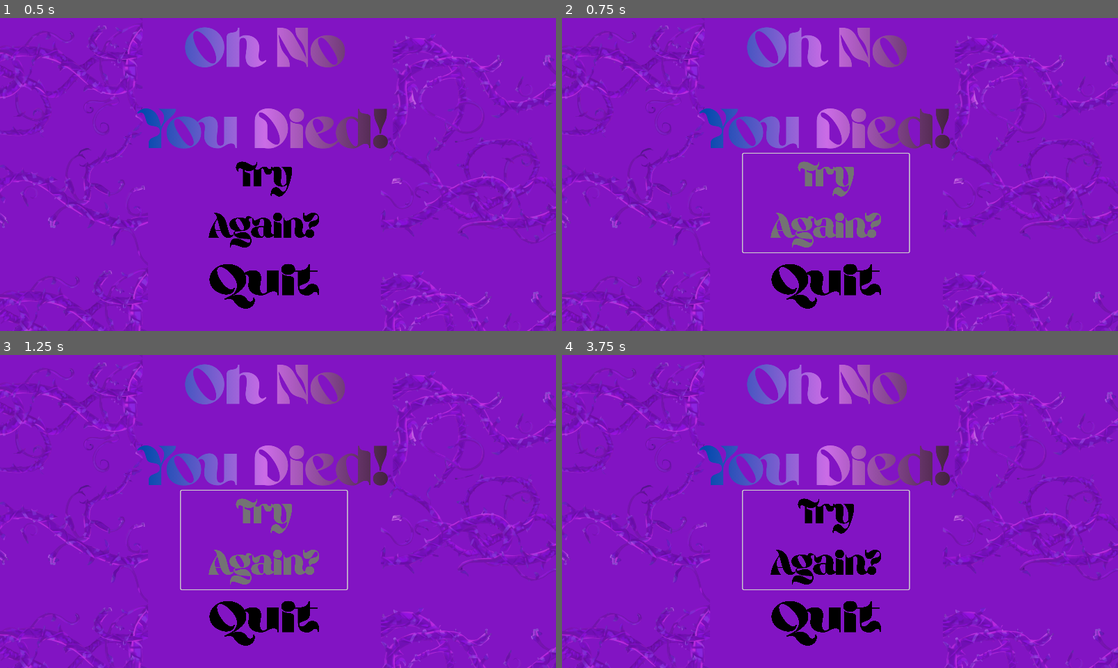
Above: before the commit, frames 1-4 (two rows, left to right).
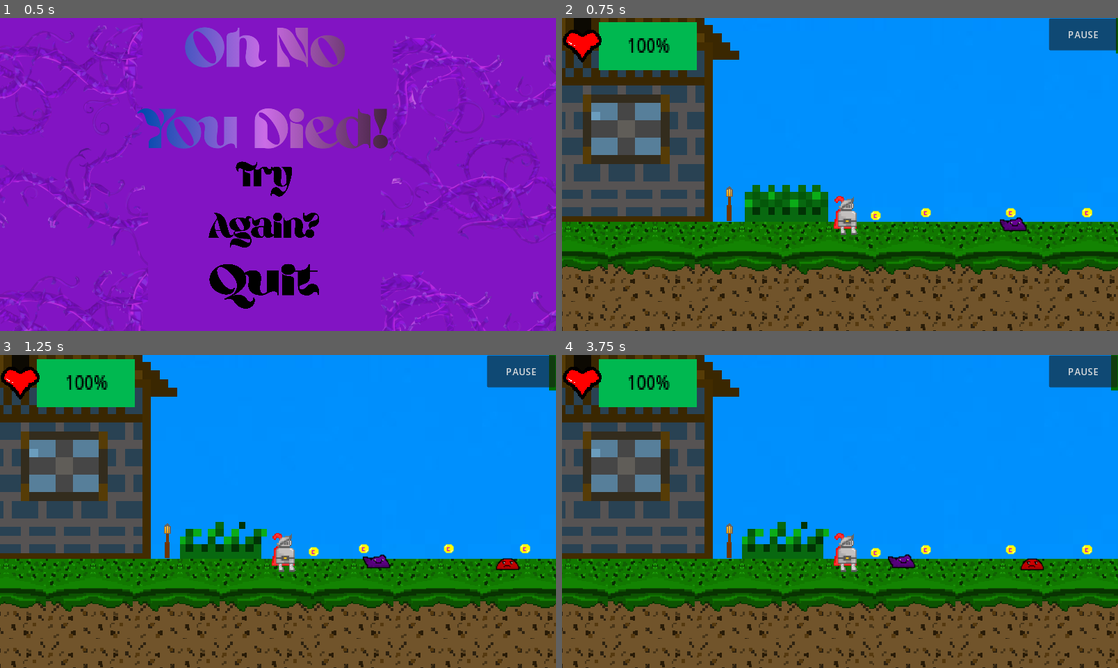
Above: after the commit, the same moments.

Repository: NotCritKai/TCITC
Game: Godot game, scene res://scenes/death_menu.tscn
The game is run twice, just before and just after one commit, with the same random seed, the same clock (stepped at 60 frames per second) and the same inputs. This scene is started directly instead of the project's main scene.
Inputs (mouse positions are in pixels of both pictures, inside the frame that each line leads up to):
- Up to frame 1 (0.5 s): no input
- Up to frame 2 (0.75 s): click (823, 202) at 0.5 s
- Up to frame 3 (1.25 s): no input
- Up to frame 4 (3.75 s): click (1084, 370) at 1.25 s, where only the run after the commit has a clickable "PAUSE"; click (823, 539) at 2.02 s; click (823, 539) at 2.77 s; click (667, 389) at 3.5 s, where only the run after the commit has a clickable "UNPAUSE"

Frame 1 is identical in both runs. In frame 2, 100% of the frame differs, in the area x 0-100%, y 0-100%; in frame 3, 100%; in frame 4, 100%.

Commit message:
Player_Animation_Debugging

Diff:
--- a/scenes/Character_Selction.tscn
+++ b/scenes/Character_Selction.tscn
@@ -15,9 +15,11 @@
 
 [node name="ColorRect" type="ColorRect" parent="."]
 layout_mode = 0
-offset_right = 40.0
-offset_bottom = 40.0
-scale = Vector2(29.0571, 16.6018)
+offset_left = -787.0
+offset_top = -489.0
+offset_right = -747.0
+offset_bottom = -449.0
+scale = Vector2(75.2123, 42.9726)
 color = Color(0.584314, 0.498039, 0.603922, 1)
 
 [node name="Button" type="Button" parent="."]
--- a/scenes/KnightPlayer.tscn
+++ b/scenes/KnightPlayer.tscn
@@ -1,10 +1,8 @@
-[gd_scene load_steps=40 format=3 uid="uid://t25invibtx27"]
+[gd_scene load_steps=29 format=3 uid="uid://t25invibtx27"]
 
 [ext_resource type="Texture2D" uid="uid://cubxiovs5kdu" path="res://assets/Sprites/Knight with No Weapon.png" id="1_ajwlp"]
 [ext_resource type="Script" path="res://scripts/player.gd" id="1_uyc6u"]
 [ext_resource type="Texture2D" uid="uid://c2aqabyf1226v" path="res://assets/Sprites/Characters/Knight_Tilesets.png" id="2_anv8h"]
-[ext_resource type="Texture2D" uid="uid://by02hs70fdw5" path="res://assets/Sprites/Characters/Knight Holding Sword (1).png" id="3_n3r23"]
-[ext_resource type="Texture2D" uid="uid://dvxlpxla6pgdk" path="res://assets/Sprites/Characters/Walking with Weapon.png" id="4_kheiu"]
 [ext_resource type="Texture2D" uid="uid://c01r1jqd6ljra" path="res://assets/Sprites/Piskel HeartIcon.png" id="6_50oy4"]
 
 [sub_resource type="AtlasTexture" id="AtlasTexture_8jvod"]
@@ -82,42 +80,6 @@
 [sub_resource type="AtlasTexture" id="AtlasTexture_dcbvq"]
 atlas = ExtResource("2_anv8h")
 region = Rect2(141, 98, 47, 49)
-
-[sub_resource type="AtlasTexture" id="AtlasTexture_ix3fb"]
-atlas = ExtResource("3_n3r23")
-region = Rect2(0, 0, 40, 40)
-
-[sub_resource type="AtlasTexture" id="AtlasTexture_s7wg5"]
-atlas = ExtResource("3_n3r23")
-region = Rect2(40, 0, 40, 40)
-
-[sub_resource type="AtlasTexture" id="AtlasTexture_1p8vl"]
-atlas = ExtResource("3_n3r23")
-region = Rect2(0, 40, 40, 40)
-
-[sub_resource type="AtlasTexture" id="AtlasTexture_hh2w3"]
-atlas = ExtResource("3_n3r23")
-region = Rect2(40, 40, 40, 40)
-
-[sub_resource type="AtlasTexture" id="AtlasTexture_i4pp4"]
-atlas = ExtResource("3_n3r23")
-region = Rect2(0, 80, 40, 40)
-
-[sub_resource type="AtlasTexture" id="AtlasTexture_g3vch"]
-atlas = ExtResource("3_n3r23")
-region = Rect2(40, 80, 40, 40)
-
-[sub_resource type="AtlasTexture" id="AtlasTexture_otk2l"]
-atlas = ExtResource("4_kheiu")
-region = Rect2(0, 0, 40, 40)
-
-[sub_resource type="AtlasTexture" id="AtlasTexture_ppo6c"]
-atlas = ExtResource("4_kheiu")
-region = Rect2(40, 0, 40, 40)
-
-[sub_resource type="AtlasTexture" id="AtlasTexture_16gso"]
-atlas = ExtResource("4_kheiu")
-region = Rect2(0, 40, 40, 40)
 
 [sub_resource type="SpriteFrames" id="SpriteFrames_jd7dr"]
 animations = [{
@@ -192,43 +154,6 @@
 "loop": true,
 "name": &"Walking",
 "speed": 12.0
-}, {
-"frames": [{
-"duration": 1.0,
-"texture": SubResource("AtlasTexture_ix3fb")
-}, {
-"duration": 1.0,
-"texture": SubResource("AtlasTexture_s7wg5")
-}, {
-"duration": 1.0,
-"texture": SubResource("AtlasTexture_1p8vl")
-}, {
-"duration": 1.0,
-"texture": SubResource("AtlasTexture_hh2w3")
-}, {
-"duration": 1.0,
-"texture": SubResource("AtlasTexture_i4pp4")
-}, {
-"duration": 1.0,
-"texture": SubResource("AtlasTexture_g3vch")
-}],
-"loop": true,
-"name": &"Weapon_idle",
-"speed": 5.0
-}, {
-"frames": [{
-"duration": 1.0,
-"texture": SubResource("AtlasTexture_otk2l")
-}, {
-"duration": 1.0,
-"texture": SubResource("AtlasTexture_ppo6c")
-}, {
-"duration": 1.0,
-"texture": SubResource("AtlasTexture_16gso")
-}],
-"loop": true,
-"name": &"Weapon_walking",
-"speed": 5.0
 }]
 
 [sub_resource type="CapsuleShape2D" id="CapsuleShape2D_lohmf"]
@@ -252,9 +177,11 @@
 
 [node name="AnimatedSprite2D" type="AnimatedSprite2D" parent="."]
 unique_name_in_owner = true
+texture_filter = 1
 position = Vector2(7, 12)
 sprite_frames = SubResource("SpriteFrames_jd7dr")
-animation = &"Weapon_walking"
+animation = &"Idle"
+frame_progress = 0.785474
 
 [node name="CollisionShape2D" type="CollisionShape2D" parent="."]
 position = Vector2(7, 10)
@@ -270,9 +197,10 @@
 [node name="ProgressBar" type="ProgressBar" parent="CanvasLayer"]
 light_mask = 1023
 visibility_layer = 1023
-offset_left = 21.0
+texture_filter = 1
+offset_left = 87.0
 offset_top = 23.0
-offset_right = 118.0
+offset_right = 184.0
 offset_bottom = 63.0
 scale = Vector2(2.09933, 2.48802)
 pivot_offset = Vector2(10, 10)
@@ -281,19 +209,19 @@
 theme_override_styles/background = SubResource("StyleBoxFlat_axt0f")
 theme_override_styles/fill = SubResource("StyleBoxFlat_4afuj")
 value = 100.0
-rounded = true
 
 [node name="Sprite2D" type="Sprite2D" parent="CanvasLayer"]
 visible = false
+texture_filter = 1
 position = Vector2(9.5, 9.4211)
 scale = Vector2(0.925, 1.07105)
 texture = ExtResource("1_ajwlp")
 
 [node name="Label" type="Label" parent="CanvasLayer"]
 texture_filter = 1
-offset_left = -86.0
+offset_left = -20.0
 offset_top = 7.0
-offset_right = -12.0
+offset_right = 54.0
 offset_bottom = 67.0
 scale = Vector2(1.67228, 1.67228)
 theme_override_colors/font_color = Color(0, 0, 0, 1)
--- a/scenes/pause_menu.tscn
+++ b/scenes/pause_menu.tscn
@@ -76,6 +76,7 @@
 flat = true
 
 [node name="Credits" parent="." instance=ExtResource("2_6i4xt")]
+visible = false
 offset_left = -976.0
 offset_top = 1.0
 offset_right = -976.0
--- a/scenes/shop_menu.tscn
+++ b/scenes/shop_menu.tscn
@@ -84,7 +84,7 @@
 theme_override_styles/hover = SubResource("StyleBoxTexture_3myte")
 theme_override_styles/pressed = SubResource("StyleBoxTexture_b453b")
 
-[node name="Button" type="Button" parent="."]
+[node name="CorruptionSword" type="Button" parent="."]
 texture_filter = 1
 layout_mode = 0
 offset_left = 81.0
@@ -123,3 +123,5 @@
 uppercase = true
 
 [connection signal="pressed" from="Return_Button" to="." method="_on_return_button_pressed"]
+[connection signal="pressed" from="CorruptionSword" to="." method="_on_button_pressed"]
+[connection signal="pressed" from="CorruptionSword" to="." method="_on_corruption_sword_pressed"]
--- a/scripts/death_menu.gd
+++ b/scripts/death_menu.gd
@@ -1,11 +1,18 @@
 extends Control
 
 
-#BUTTON CODES
+#--------SHOP
 func _on_return_button_pressed():
 	get_tree().paused = false
 	queue_free()
 
 func _on_quit_pressed():
 	get_tree().quit()
-#BUTTON CODES
+#--------SHOP
+
+
+
+#--------------------------------DEATH MENU??
+func _on_try_again_pressed():
+	get_tree().change_scene_to_file("res://scenes/Scene1GAME.tscn")
+#--------------------------------DEATH MENU??
--- a/scripts/gamemanager.gd
+++ b/scripts/gamemanager.gd
@@ -10,7 +10,6 @@
 	score += 1
 	coin_label.text =str(score) + " Coins"
 	shop_menu.coin_label.text =str(score) + " Coins"
-
 
 #BUTTON CODES
 func _on_go_to_shop_button_pressed():
--- a/scripts/player.gd
+++ b/scripts/player.gd
@@ -84,20 +84,11 @@
 		#DEATH SCREEN
 		#----------------
 #if players health is under zero, changes to death screen
-		#if currentHealth <= 0:
-			#var scene = death_screen.instantiate()
-			#get_parent().add_child(scene)
-			#scene.position = Vector2(-380, -240)
-			#scene.scale = Vector2(0.5, 0.5)
-
-
-func die() -> void:
-	print("Player has died!")
 
 #--------------------------------------------------------------
-	if !velocity:
-			animated_sprite_2d.play("Idle")
-	elif Input.is_action_just_pressed("jump"):
+	while !velocity:
+		animated_sprite_2d.play("Idle")
+	if Input.is_action_just_pressed("jump"):
 		animated_sprite_2d.play("Jumping")
 		animated_sprite_2d.play("Walking")
 	else:
Not shown: 1 places in scenes/pause_menu.tscn that only renumber resources
